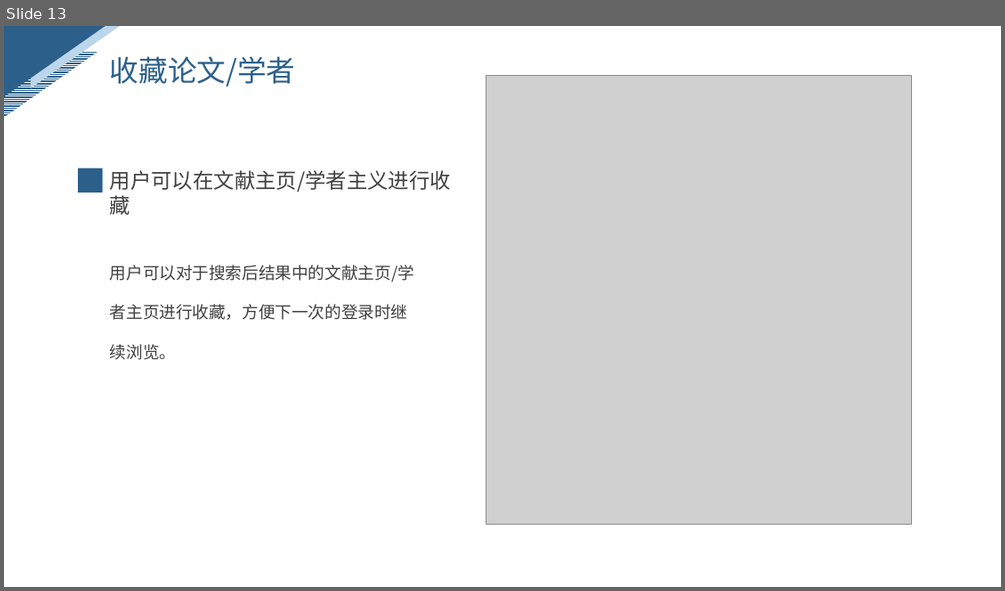
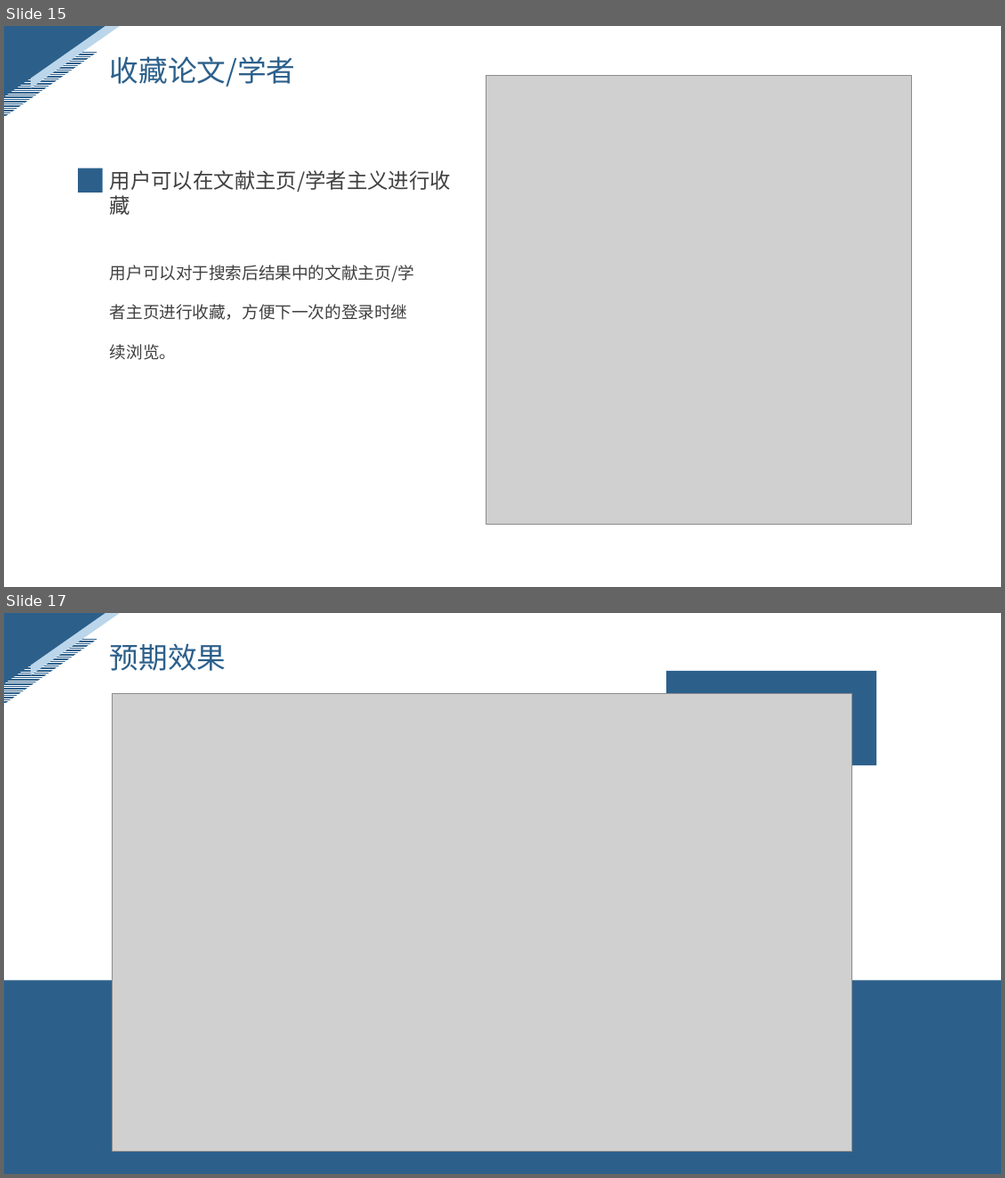
Before and after one commit to ZhangYHe/BIT-2023-ZYGC, a slide deck: doc/问题陈述.pptx. Shown one above the other, each under a label of ours: slide 13 before the commit, slides 15 and 17 after it; the slides between them are not shown. The pictures are 1005x591 and 1005x1178 pixels, drawn with LibreOffice and Linux fonts; fonts in the diff are those of the drawing; grey boxes stand for pictures. Boxes give left, top, right and bottom in pixels: in the first picture for what was removed or moved away, otherwise in the second. Text is boxed around its words. In the diff, an @@ line names an element or a change of style, - is before the commit and + after.

```diff
--- a/doc/问题陈述.pptx
+++ b/doc/问题陈述.pptx
@@ slide 17 added at (x1=4, y1=613, x2=1001, y2=1174), background #FFFFFF; not listed: 3 template elements that a slide beside it also shows @@
@@ text added at (x1=110, y1=643, x2=226, y2=671), 28 pt, text #2C608B @@
+预期效果
@@ rectangle added at (x1=666, y1=671, x2=877, y2=765), fill #2C608B @@
@@ picture added at (x1=113, y1=694, x2=852, y2=1151) @@
@@ rectangle added at (x1=4, y1=981, x2=1001, y2=1174), fill #2C608B @@
@@ what was slide 13 is now slide 15 @@
```
Also in this commit, not shown: 7 slides changed, 7 other slides added.
